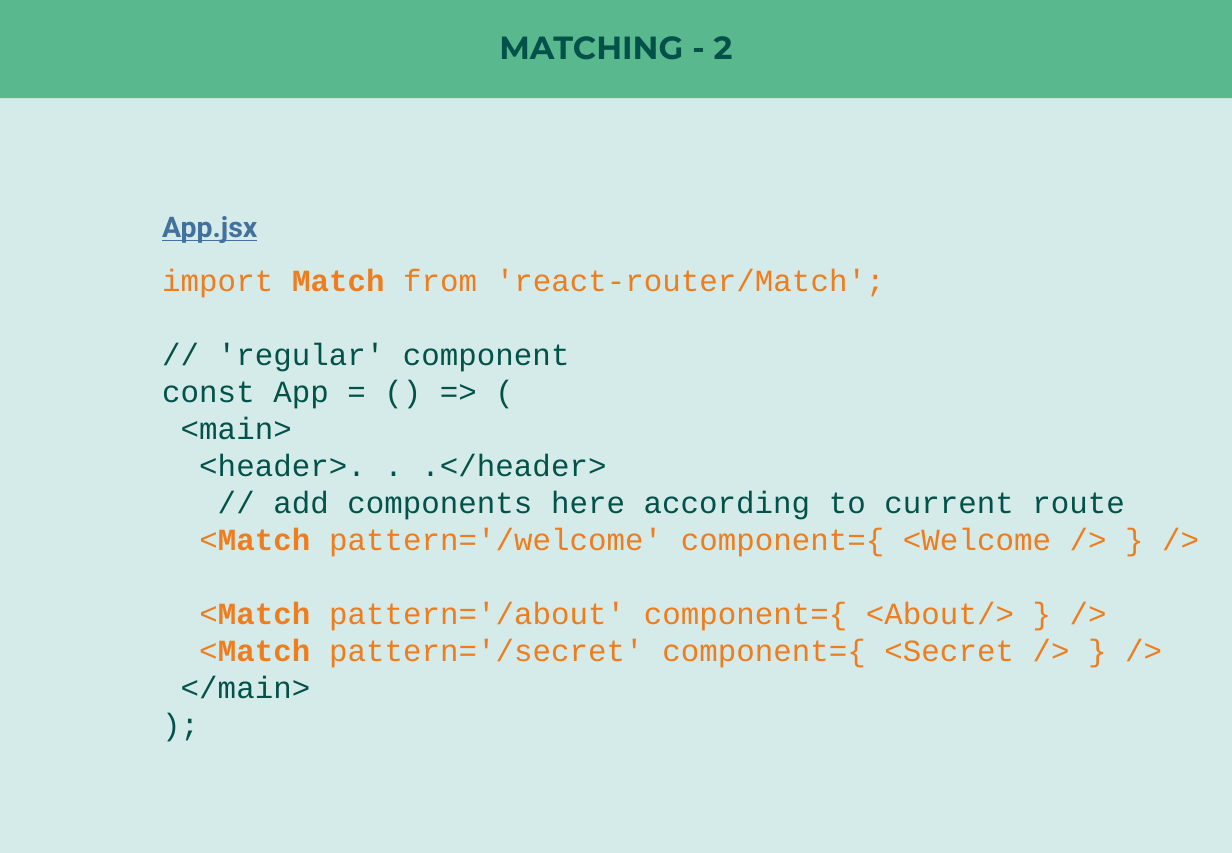
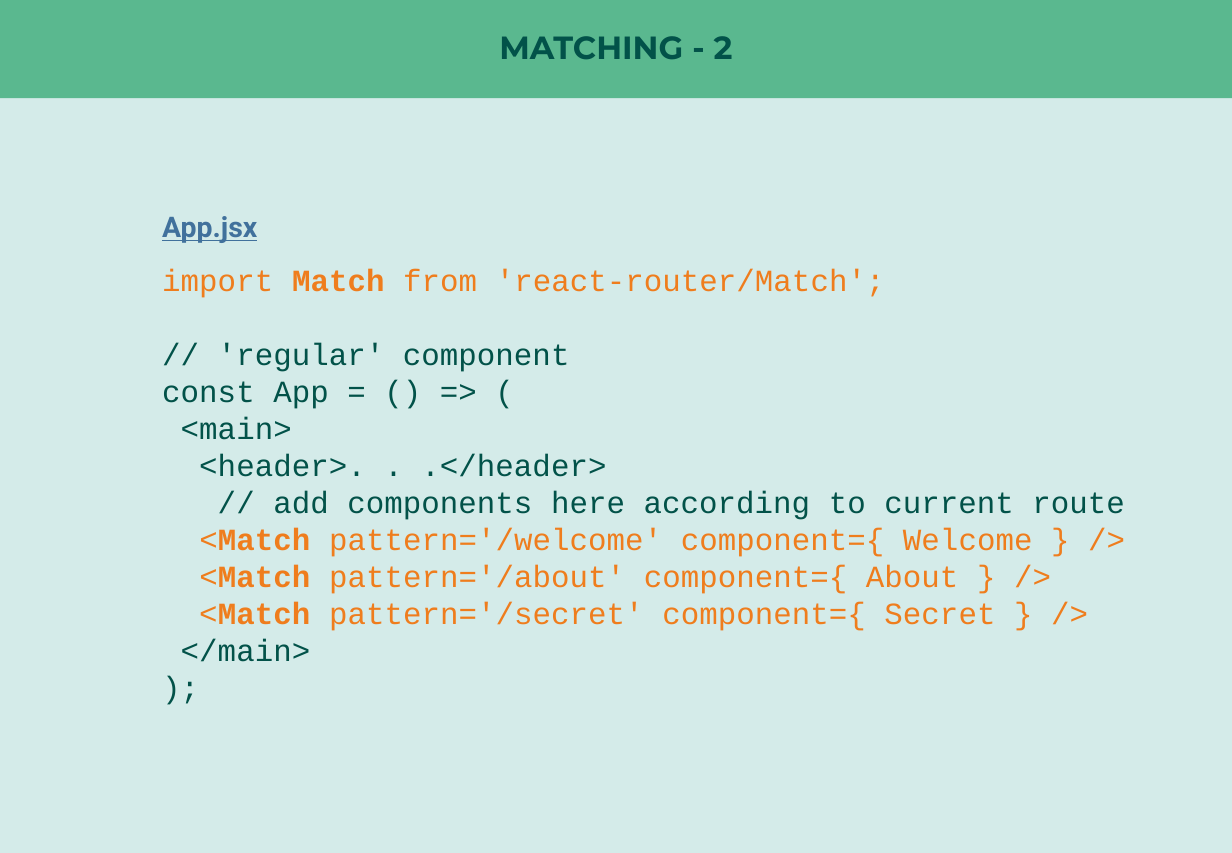
Before and after one commit to nilshartmann/react-rr4-example, a slide deck: slide 12 of react-router-meetup.pptx. Drawn at 1232x853 pixels with LibreOffice and Linux fonts; fonts in the diff are those of the drawing. Boxes give left, top, right and bottom in pixels: in the first picture for what was removed or moved away, otherwise in the second. Text is boxed around its words. In the diff, an @@ line names an element or a change of style, - is before the commit and + after.

Commit message:
Fix syntax in Match example

```diff
--- a/react-router-meetup.pptx
+++ b/react-router-meetup.pptx
@@ text at (199,528,1033,631): text changed @@
-<Match pattern='/welcome' component={ <Welcome /> } />
-<Match pattern='/about' component={ <About/> } />
-<Match pattern='/secret' component={ <Secret /> } />
+<Match pattern='/welcome' component={ Welcome } />
+<Match pattern='/about' component={ About } />
+<Match pattern='/secret' component={ Secret } />
```
Also in this commit, not shown: 1 other file.
